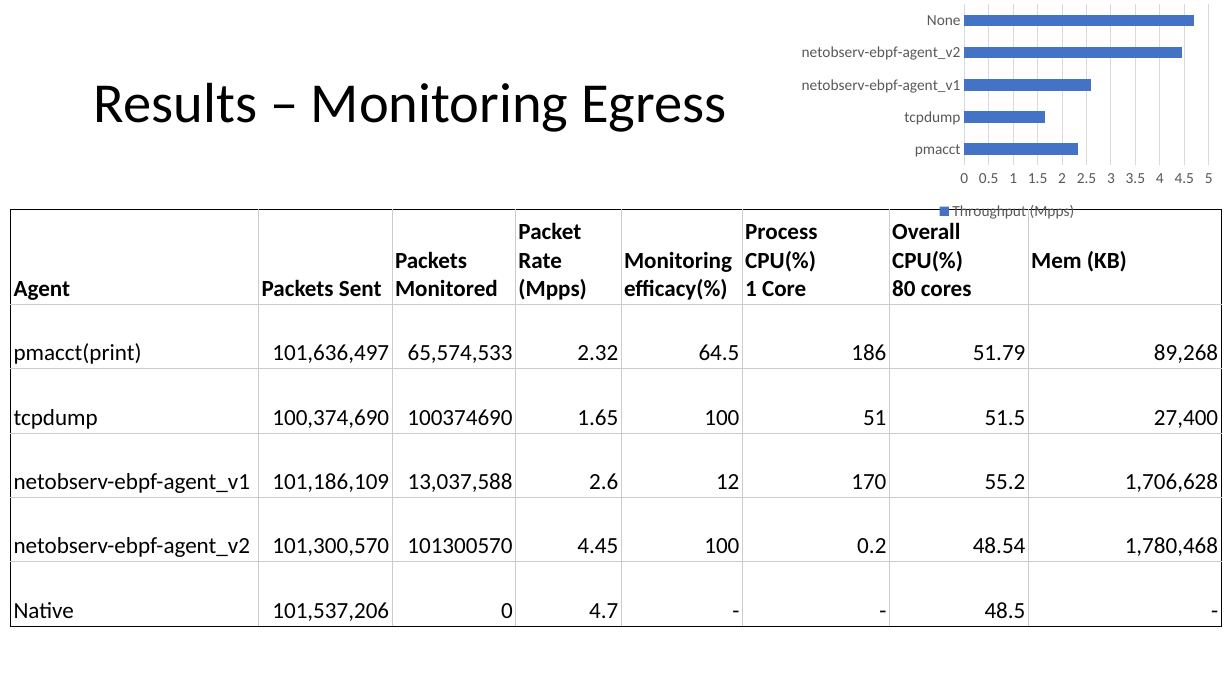
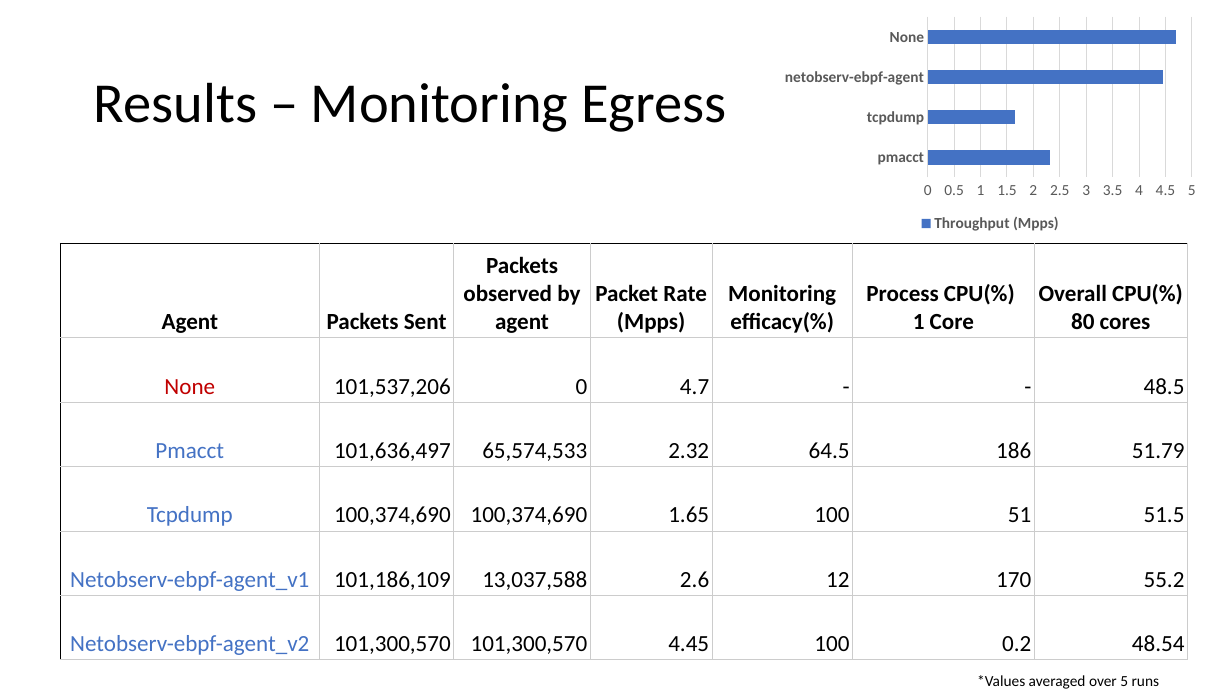
Before and after one commit to netobserv/netobserv-ebpf-agent, a slide deck: slide 5 of docs/measurements.pptx. Drawn at 1232x693 pixels with LibreOffice and Linux fonts; fonts in the diff are those of the drawing. Boxes give left, top, right and bottom in pixels: in the first picture for what was removed or moved away, otherwise in the second. Text is boxed around its words. In the diff, an @@ line names an element or a change of style, - is before the commit and + after.

```diff
--- a/docs/measurements.pptx
+++ b/docs/measurements.pptx
@@ bar chart at (776,12,1204,236) @@
-categories: pmacct, tcpdump, netobserv-ebpf-agent_v1, netobserv-ebpf-agent_v2, None
+categories: pmacct, tcpdump, netobserv-ebpf-agent, None
-Throughput (Mpps): 2.3, 1.6, 2.6, 4.5, 4.7
+Throughput (Mpps): 2.3, 1.6, 4.5, 4.7
@@ legend changed @@
@@ category axis changed @@
@@ bar chart: place and size @@
-bar chart at (793,0,1221,224)
+bar chart at (776,12,1204,236)
@@ table at (60,243,1188,660) @@
-column 1: Agent | pmacct(print) | tcpdump | netobserv-ebpf-agent_v1 | netobserv-ebpf-agent_v2 | Native
-column 2: Packets Sent | 101,636,497 | 100,374,690 | 101,186,109 | 101,300,570 | 101,537,206
-column 3: Packets Monitored | 65,574,533 | 100374690 | 13,037,588 | 101300570 | 0
-column 4: Packet Rate (Mpps) | 2.32 | 1.65 | 2.6 | 4.45 | 4.7
-column 5: Monitoring efficacy(%) | 64.5 | 100 | 12 | 100 | -
-column 6: Process CPU(%) / 1 Core | 186 | 51 | 170 | 0.2 | -
-column 7: Overall CPU(%) / 80 cores | 51.79 | 51.5 | 55.2 | 48.54 | 48.5
-column 8: Mem (KB) | 89,268 | 27,400 | 1,706,628 | 1,780,468 | -
+column 1: Agent | None | Pmacct | Tcpdump | Netobserv-ebpf-agent_v1 | Netobserv-ebpf-agent_v2
+column 2: Packets Sent | 101,537,206 | 101,636,497 | 100,374,690 | 101,186,109 | 101,300,570
+column 3: Packets observed by agent | 0 | 65,574,533 | 100,374,690 | 13,037,588 | 101,300,570
+column 4: Packet Rate (Mpps) | 4.7 | 2.32 | 1.65 | 2.6 | 4.45
+column 5: Monitoring efficacy(%) | - | 64.5 | 100 | 12 | 100
+column 6: Process CPU(%) / 1 Core | - | 186 | 51 | 170 | 0.2
+column 7: Overall CPU(%) / 80 cores | 48.5 | 51.79 | 51.5 | 55.2 | 48.54
@@ table: place and size @@
-table at (11,210,1221,627)
+table at (60,243,1188,660)
@@ text added at (977,675,1160,689), 12 pt, text #000000 @@
+*Values averaged over 5 runs
```
Also in this commit, not shown: 3 other slides changed.
